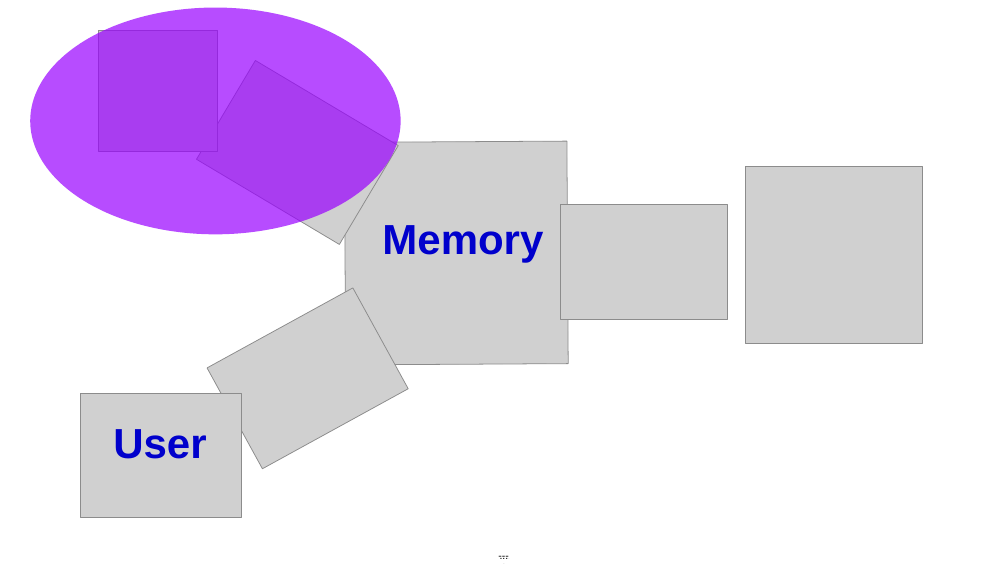
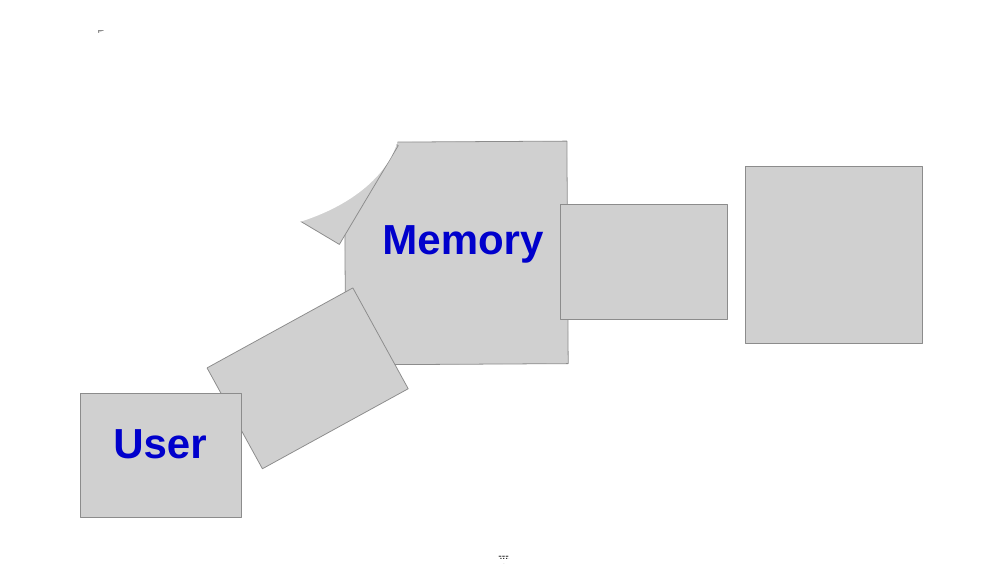
Before and after one commit to mlerman/WIN10LAP, a slide deck: slide 8 of Perso/Netmory_diagram_memory_center/Fri05182018-16342267.odp (slide 2 before the commit). Drawn at 1008x567 pixels with LibreOffice and Linux fonts; fonts in the diff are those of the drawing; grey boxes stand for pictures. Boxes give left, top, right and bottom in pixels: in the first picture for what was removed or moved away, otherwise in the second. Text is boxed around its words. In the diff, an @@ line names an element or a change of style, - is before the commit and + after.

```diff
--- a/Perso/Netmory_diagram_memory_center/Fri05182018-16342267.odp
+++ b/Perso/Netmory_diagram_memory_center/Fri05182018-16342267.odp
@@ ellipse at (30,8,401,234): fill #9900FF at 70% opacity to #FFFFFF @@
```
Also in this commit, not shown: 12 other slides changed, 4 slides added, 1 other file.
